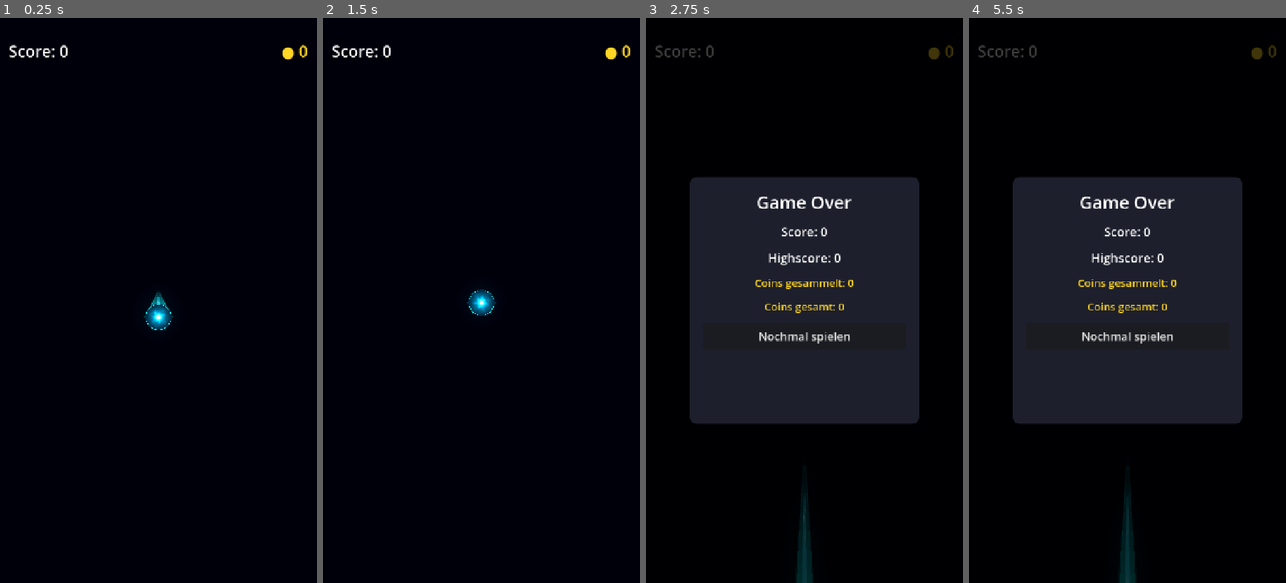
Above: before the commit, frames 1-4 (left to right).
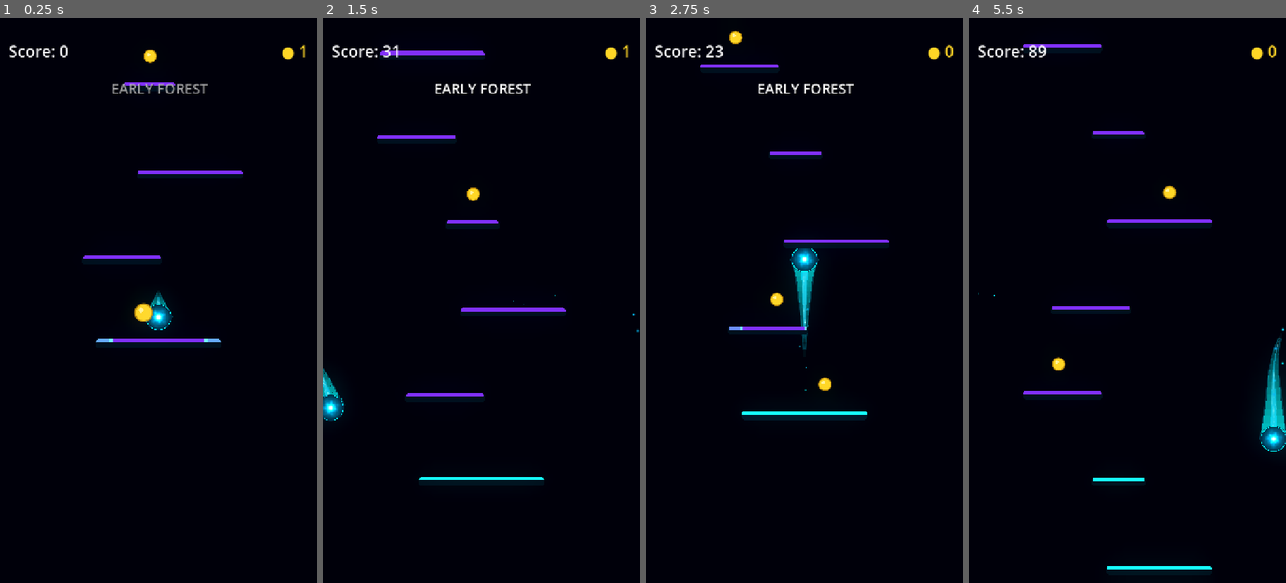
Above: after the commit, the same moments.

Repository: Kryodo/TowerJump
Game: Godot game, scene res://scenes/main.tscn
Same seed, same stepped clock (60 frames per second), same inputs: the game is played once before the commit and once after it.
Inputs (mouse positions are in pixels of both pictures, inside the frame that each line leads up to):
- Up to frame 1 (0.25 s): no input
- Up to frame 2 (1.5 s): move the mouse to (551, 272) at 0.52 s; hold Right (ui_right) 0.53-1.25 s; click (551, 272) at 0.67 s; click (481, 334) at 1.25 s, where only the run before the commit has a clickable "Nochmal spielen"
- Up to frame 3 (2.75 s): click (804, 362) at 2 s, where only the run after the commit has a clickable "Nochmal spielen"
- Up to frame 4 (5.5 s): click (1127, 334) at 2.75 s, where only the run before the commit has a clickable "Nochmal spielen"; drag from (1064, 328) to (1111, 413) at 3.52 s; move the mouse to (1159, 176) at 4.27 s; hold Left (ui_left) 4.28-5 s; drag from (1111, 413) to (1032, 215) at 5.02 s

The runs differ from the first frame. In frame 1, 1.2% of the frame differs, in the area x 26-98%, y 4-58%; in frame 2, 2.3%; in frame 3, 33%; in frame 4, 35%, in the area x 2-100%, y 4-100%.
Error before the commit: Parse Error: Unexpected "return" in class body. (res://scripts/platform.gd:356)

Commit message:
Make landing feedback progression reversible

Diff:
--- a/scripts/platform.gd
+++ b/scripts/platform.gd
@@ -31,10 +31,16 @@
 const NEON_COLOR := Color(0.0, 0.65, 0.90, 1.0)
 const PLATFORM_BODY_COLOR := Color("#0B111B")
 
-
 const BEVEL := 4.0
 const EDGE_HEIGHT := 8.0
 const EDGE_INSET := 1.0
+
+# Visual target state shared between pooled platform instances through the ball.
+# This keeps tiny prediction changes from making different platforms fight over
+# the same neon sequence.
+const LANDING_FEEDBACK_TARGET_META := "_towerjump_landing_feedback_target"
+const TARGET_SWITCH_DY_MARGIN := 36.0
+const RETRACT_RATE_MULTIPLIER := 0.90
 
 var platform_type: PlatformType = PlatformType.NORMAL
 
@@ -58,8 +64,6 @@
 	add_to_group("platforms")
 	_collision_shape.one_way_collision = true
 
-
-
 	_apply_geometry()
 
 func _apply_geometry() -> void:
@@ -115,8 +119,6 @@
 		"platform_width",
 		width * width_scale
 	)
-	_neon_edge.set_instance_shader_parameter("platform_width", width * width_scale)
-
 
 func _physics_process(delta: float) -> void:
 	_update_landing_target(delta)
@@ -156,8 +158,6 @@
 
 	_collision_shape.disabled = false
 	visible = true
-
-
 
 	_apply_geometry()
 
@@ -239,7 +239,7 @@
 		_reset_approach_state()
 		return
 
-	var prediction := _get_best_landing_prediction(ball)
+	var prediction := _get_stable_landing_prediction(ball)
 	var predicted_target: Node2D = null
 	if not prediction.is_empty():
 		predicted_target = prediction["platform"] as Node2D
@@ -247,49 +247,63 @@
 	_update_approach_target(predicted_target, prediction, delta)
 
 	if _approach_target != self:
-		_neon_edge.set_instance_shader_parameter("approach_charge", 0.0)
-		_neon_edge.set_instance_shader_parameter("approach_target_x", 0.5)
+		# The old target is allowed to visually retract in _update_approach_target().
+		# Only clear the shader once the reversible timeline has returned to zero.
+		if _approach_progress <= 0.0001:
+			_neon_edge.set_instance_shader_parameter("approach_charge", 0.0)
+			_neon_edge.set_instance_shader_parameter("approach_target_x", 0.5)
+		else:
+			_neon_edge.set_instance_shader_parameter(
+				"approach_charge",
+				_approach_charge()
+			)
+			_neon_edge.set_instance_shader_parameter(
+				"approach_target_x",
+				_approach_target_x
+			)
 		return
 
-	var predicted_x: float = _approach_target_x_world(ball)
-	var local_x: float = predicted_x - global_position.x
-	var screen_width: float = float(get_viewport_rect().size.x)
-
-	if screen_width > 0.0:
-		if local_x > screen_width * 0.5:
-			local_x -= screen_width
-		elif local_x < -screen_width * 0.5:
-			local_x += screen_width
-
-	_approach_target_x = clampf(
-		(local_x + half_width()) / (width * width_scale),
-		_visual_target_margin(),
-		1.0 - _visual_target_margin()
-	)
-
-	_neon_edge.set_instance_shader_parameter("approach_charge", _approach_charge())
-	_neon_edge.set_instance_shader_parameter("approach_target_x", _approach_target_x)
-
-
-func _update_approach_target(predicted_target: Node2D, prediction: Dictionary, delta: float) -> void:
-	if predicted_target == null:
-		_reset_approach_state()
+	if predicted_target == self and not prediction.is_empty():
+		_set_approach_target_x(float(prediction["predicted_x"]))
+
+	_neon_edge.set_instance_shader_parameter(
+		"approach_charge",
+		_approach_charge()
+	)
+	_neon_edge.set_instance_shader_parameter(
+		"approach_target_x",
+		_approach_target_x
+	)
+
+func _update_approach_target(
+	predicted_target: Node2D,
+	prediction: Dictionary,
+	delta: float
+) -> void:
+	if predicted_target == self:
+		# Re-acquiring the same platform never resets the timeline. This is the
+		# key difference from the old restart-on-target-loss behavior.
+		if _approach_target != self:
+			_approach_target = self
+			_approach_speed_rate = 0.0
+
+		var time_to_land: float = INF
+		if not prediction.is_empty():
+			time_to_land = float(prediction.get("time_to_land", INF))
+
+		_update_approach_progress(delta, time_to_land, true)
 		return
 
-	if predicted_target != _approach_target:
-		_approach_target = predicted_target
-		_approach_progress = 0.0
-		_approach_speed_rate = 0.0
-
-	var time_to_land: float = INF
-	if not prediction.is_empty():
-		time_to_land = float(prediction.get("time_to_land", INF))
-
-	# The sequence is now a continuous timeline with a real landing deadline.
-	# We continuously solve for the playback rate required to arrive at 100%
-	# at approximately the same moment as physical contact.
-	_update_approach_progress(delta, time_to_land)
-
+	# If we were the previous target but the predicted landing has moved away,
+	# smoothly run the same timeline backwards. Small timing shifts do not get
+	# here unless the platform actually falls out of the stable target.
+	if _approach_target == self:
+		_update_approach_progress(delta, 0.0, false)
+
+		if _approach_progress <= 0.0001:
+			_approach_progress = 0.0
+			_approach_speed_rate = 0.0
+			_approach_target = null
 
 func _reset_approach_state() -> void:
 	_approach_target = null
@@ -297,11 +311,11 @@
 	_approach_speed_rate = 0.0
 	_approach_target_x = 0.5
 
-
-func _update_approach_progress(delta: float, time_to_land: float) -> void:
-	if not is_finite(time_to_land) or time_to_land <= 0.0:
-		return
-
+func _update_approach_progress(
+	delta: float,
+	time_to_land: float,
+	target_confirmed: bool
+) -> void:
 	var effective_width: float = width * width_scale
 	var width_factor: float = clampf(
 		inverse_lerp(100.0, 320.0, effective_width),
@@ -310,10 +324,29 @@
 	)
 
 	# Width controls the preferred visual tempo, but the actual landing
-	# deadline always wins. Smaller platforms get a slightly calmer preferred
-	# tempo; the deadline solver can accelerate it when contact is close.
+	# deadline still determines the forward playback rate.
 	var preferred_duration: float = lerpf(1.35, 0.90, width_factor)
 	var preferred_rate: float = 1.0 / preferred_duration
+
+	if not target_confirmed:
+		# Retraction is deliberately calmer than forward charging. It is a
+		# visual "backing away", not a hard reset.
+		var retract_rate: float = preferred_rate * RETRACT_RATE_MULTIPLIER
+		var retract_response: float = preferred_rate * 8.0
+
+		_approach_speed_rate = move_toward(
+			_approach_speed_rate,
+			-retract_rate,
+			retract_response * delta
+		)
+		_approach_progress = maxf(
+			_approach_progress + _approach_speed_rate * delta,
+			0.0
+		)
+		return
+
+	if not is_finite(time_to_land) or time_to_land <= 0.0:
+		return
 
 	var remaining_progress: float = maxf(1.0 - _approach_progress, 0.0)
 	var remaining_time: float = maxf(time_to_land, 0.05)
@@ -325,8 +358,9 @@
 	var max_catchup_rate: float = preferred_rate * 3.0
 	var desired_rate: float = minf(required_rate, max_catchup_rate)
 
-	# Smooth rate changes keep steering corrections from making the neon
-	# sequence restart, reverse, or visibly jerk.
+	# Timing changes only alter the positive playback speed. They never create
+	# negative progress, so a small time-to-land shift cannot visually rewind
+	# a still-valid target.
 	var rate_response: float = preferred_rate * 8.0
 	_approach_speed_rate = move_toward(
 		_approach_speed_rate,
@@ -338,7 +372,6 @@
 		_approach_progress + _approach_speed_rate * delta,
 		0.999
 	)
-
 
 func _approach_charge() -> float:
 	# Continuous visual milestones. These are shaping points, not discrete
@@ -353,16 +386,23 @@
 		return 0.50 + 0.20 * smoothstep(0.0, 1.0, (progress - 0.50) / 0.20)
 	if progress < 0.80:
 		return 0.70 + 0.10 * smoothstep(0.0, 1.0, (progress - 0.70) / 0.10)
-return 0.80 + 0.20 * smoothstep(0.0, 1.0, (progress - 0.80) / 0.20)
-
-
-func _approach_target_x_world(ball: CharacterBody2D) -> float:
-	var prediction := _get_platform_prediction(ball, self)
-	if prediction.is_empty():
-		return global_position.x
-
-	return prediction["predicted_x"]
-
+	return 0.80 + 0.20 * smoothstep(0.0, 1.0, (progress - 0.80) / 0.20)
+
+func _set_approach_target_x(predicted_x: float) -> void:
+	var local_x: float = predicted_x - global_position.x
+	var screen_width: float = float(get_viewport_rect().size.x)
+
+	if screen_width > 0.0:
+		if local_x > screen_width * 0.5:
+			local_x -= screen_width
+		elif local_x < -screen_width * 0.5:
+			local_x += screen_width
+
+	_approach_target_x = clampf(
+		(local_x + half_width()) / (width * width_scale),
+		_visual_target_margin(),
+		1.0 - _visual_target_margin()
+	)
 
 func _visual_target_margin() -> float:
 	var effective_width: float = width * width_scale
@@ -373,8 +413,53 @@
 	)
 	return lerpf(0.08, 0.18, width_factor)
 
-
-func _get_platform_prediction(ball: CharacterBody2D, platform: Node2D) -> Dictionary:
+func _get_stable_landing_prediction(ball: CharacterBody2D) -> Dictionary:
+	var best_prediction := _get_best_landing_prediction(ball)
+	var stable_target := ball.get_meta(
+		LANDING_FEEDBACK_TARGET_META,
+		null
+	) as Node2D
+
+	if stable_target != null and not is_instance_valid(stable_target):
+		stable_target = null
+
+	if stable_target != null and stable_target.visible:
+		var current_prediction := _get_platform_prediction(
+			ball,
+			stable_target
+		)
+
+		if not current_prediction.is_empty():
+			if best_prediction.is_empty():
+				return current_prediction
+
+			var best_target := best_prediction["platform"] as Node2D
+			if best_target == stable_target:
+				return current_prediction
+
+			var current_dy: float = stable_target.global_position.y - ball.global_position.y
+			var best_dy: float = best_target.global_position.y - ball.global_position.y
+
+			# Keep the existing target unless another platform is clearly
+			# better. This hysteresis stops tiny prediction changes from
+			# swapping the neon target and restarting the visual story.
+			if best_dy >= current_dy - TARGET_SWITCH_DY_MARGIN:
+				return current_prediction
+
+	if not best_prediction.is_empty():
+		ball.set_meta(
+			LANDING_FEEDBACK_TARGET_META,
+			best_prediction["platform"]
+		)
+	else:
+		ball.set_meta(LANDING_FEEDBACK_TARGET_META, null)
+
+	return best_prediction
+
+func _get_platform_prediction(
+	ball: CharacterBody2D,
+	platform: Node2D
+) -> Dictionary:
 	var g: float = float(ball.gravity)
 	var vy: float = float(ball.velocity.y)
 	var platform_dy: float = platform.global_position.y - ball.global_position.y
@@ -419,7 +504,6 @@
 		"predicted_x": predicted_x,
 		"local_x": local_x,
 	}
-
 
 func _get_best_landing_prediction(ball: CharacterBody2D) -> Dictionary:
 	var candidates: Array[Node] = get_tree().get_nodes_in_group("platforms")
@@ -464,7 +548,6 @@
 
 	return best_prediction
 
-
 func _start_breaking() -> void:
 	if _is_breaking or _broken:
 		return
